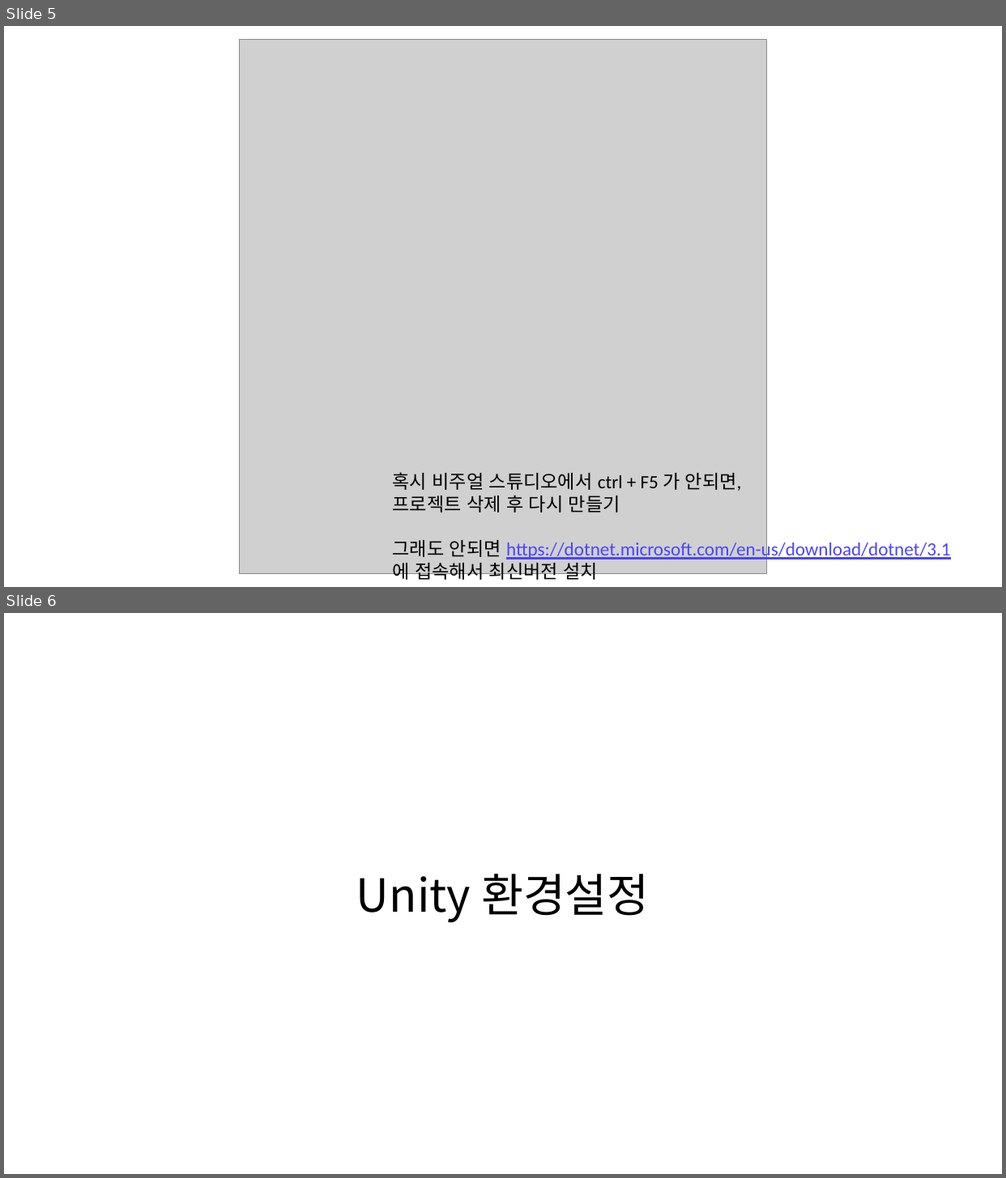
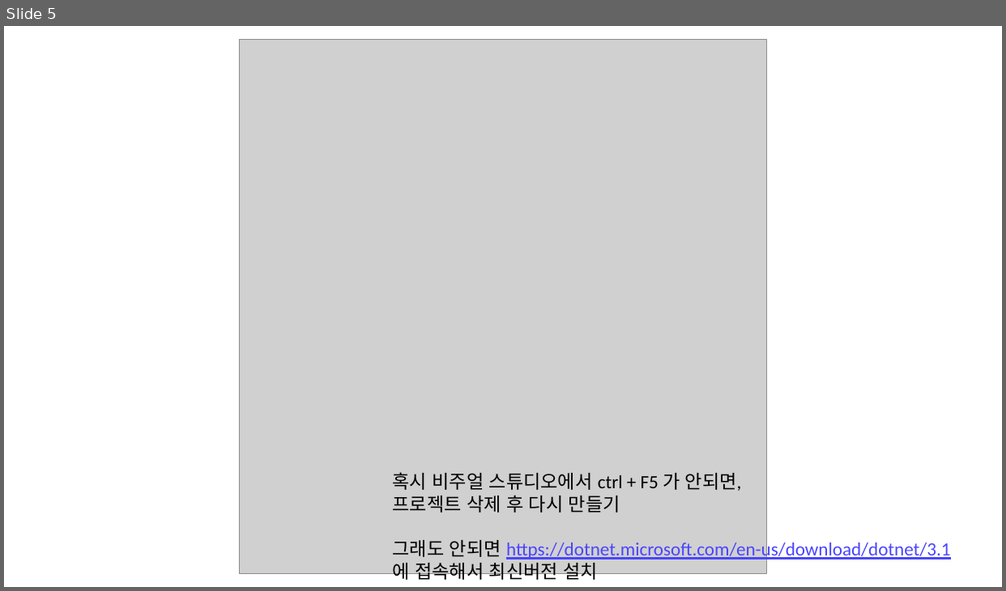
Before and after one commit to Comet-Csms/Languages, a slide deck: Learning Materials/C#/환경설정.pptx. Shown one above the other, each under a label of ours: slides 5 and 6 before the commit, slide 5 after it. The pictures are 1006x1178 and 1006x591 pixels, drawn with LibreOffice and Linux fonts; fonts in the diff are those of the drawing; grey boxes stand for pictures. Boxes give left, top, right and bottom in pixels: in the first picture for what was removed or moved away, otherwise in the second. Text is boxed around its words. In the diff, an @@ line names an element or a change of style, - is before the commit and + after.

Commit message:
docs : 환경설정.pptx 수정

```diff
--- a/Learning Materials/C#/환경설정.pptx
+++ b/Learning Materials/C#/환경설정.pptx
@@ slide 6 removed at box(4, 613, 1002, 1174), background #FFFFFF @@
@@ title removed at box(356, 874, 650, 923) @@
-Unity 환경설정
```
Also in this commit, not shown: 13 other slides removed.
